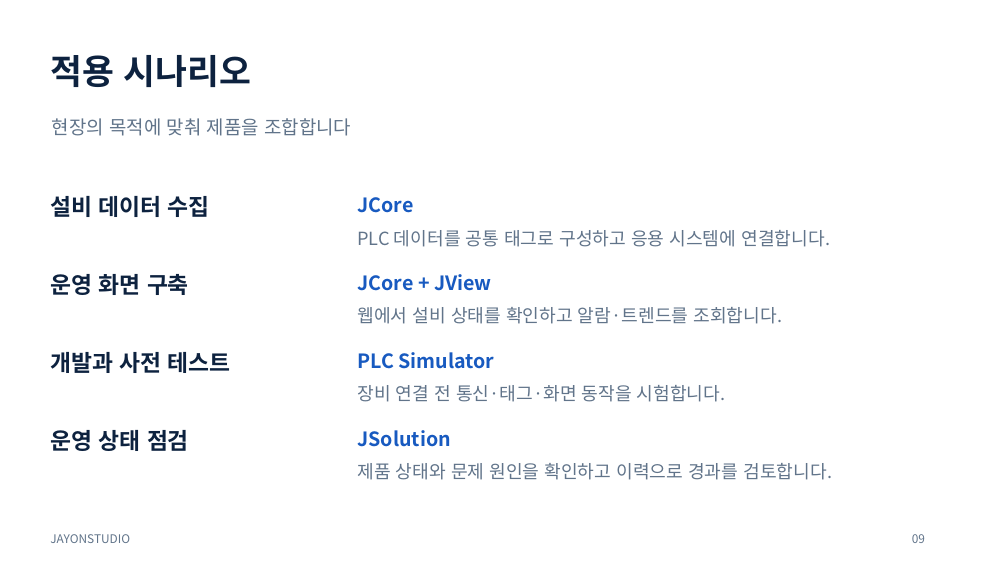
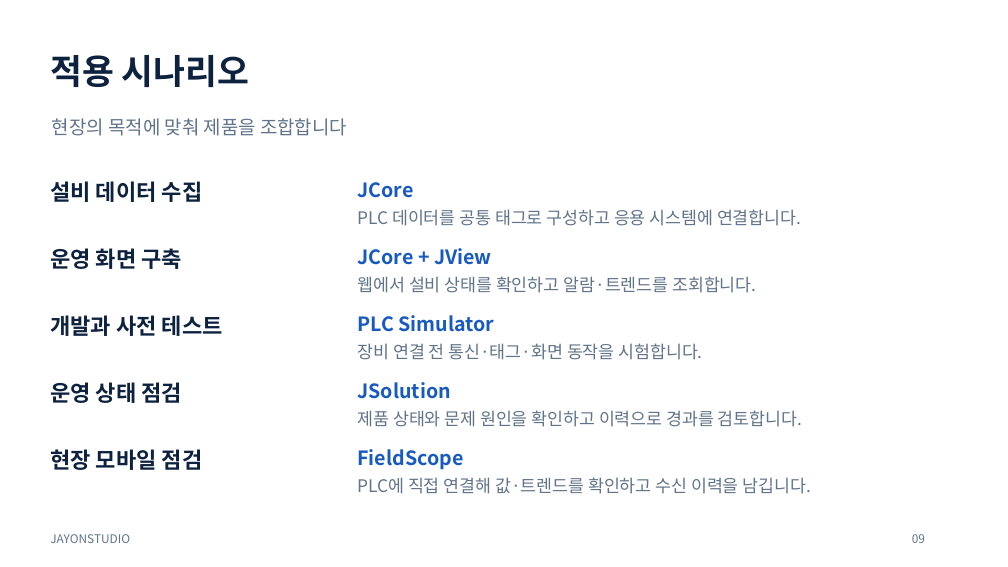
Before and after one commit to jay-Kim4776/JAYON-STUDIO, a slide deck: slide 9 of assets/docs/JAYONSTUDIO-Company-Profile.pptx. Drawn at 1008x567 pixels with LibreOffice and Linux fonts; fonts in the diff are those of the drawing. Boxes give left, top, right and bottom in pixels: in the first picture for what was removed or moved away, otherwise in the second. Text is boxed around its words. In the diff, an @@ line names an element or a change of style, - is before the commit and + after.

Commit message:
Refresh company introduction with FieldScope mobile portfolio

```diff
--- a/assets/docs/JAYONSTUDIO-Company-Profile.pptx
+++ b/assets/docs/JAYONSTUDIO-Company-Profile.pptx
@@ text "설비 데이터 수집": place and size @@
-text "설비 데이터 수집" at [50,196,210,217]
+text "설비 데이터 수집" at [50,181,203,202]
@@ text "JCore": place and size @@
-text "JCore" at [357,197,413,213]
+text "JCore" at [357,182,413,198]
@@ text "PLC 데이터를 공통 태그로 구성하고 ...": place and size @@
-text "PLC 데이터를 공통 태그로 구성하고 ..." at [358,230,830,247]
+text "PLC 데이터를 공통 태그로 구성하고 ..." at [358,209,801,226]
@@ text "운영 화면 구축": place and size @@
-text "운영 화면 구축" at [50,274,189,295]
+text "운영 화면 구축" at [50,248,182,269]
@@ text "JCore + JView": place and size @@
-text "JCore + JView" at [357,274,492,291]
+text "JCore + JView" at [357,248,492,265]
@@ text "웹에서 설비 상태를 확인하고 알람·트렌드를 ...": place and size @@
-text "웹에서 설비 상태를 확인하고 알람·트렌드를 ..." at [358,307,783,324]
+text "웹에서 설비 상태를 확인하고 알람·트렌드를 ..." at [358,276,756,293]
@@ text "개발과 사전 테스트": place and size @@
-text "개발과 사전 테스트" at [50,352,231,373]
+text "개발과 사전 테스트" at [50,315,223,336]
@@ text "PLC Simulator": place and size @@
-text "PLC Simulator" at [357,352,495,369]
+text "PLC Simulator" at [357,315,495,332]
@@ text "장비 연결 전 통신·태그·화면 동작을 ...": place and size @@
-text "장비 연결 전 통신·태그·화면 동작을 ..." at [358,385,726,402]
+text "장비 연결 전 통신·태그·화면 동작을 ..." at [358,343,702,360]
@@ size 21.8 to 21 pt in 4 elements at [50,181,203,202], [50,248,182,269], [50,315,223,336], [50,382,182,403] @@
@@ text "운영 상태 점검": place and size @@
-text "운영 상태 점검" at [50,430,189,451]
+text "운영 상태 점검" at [50,382,182,403]
@@ text "JSolution": place and size @@
-text "JSolution" at [357,430,451,447]
+text "JSolution" at [357,382,451,399]
@@ size 17.2 to 16.5 pt in 4 elements at [358,209,801,226], [358,276,756,293], [358,343,702,360], [358,410,802,427] @@
@@ text "제품 상태와 문제 원인을 확인하고 ...": place and size @@
-text "제품 상태와 문제 원인을 확인하고 ..." at [358,463,832,480]
+text "제품 상태와 문제 원인을 확인하고 ..." at [358,410,802,427]
@@ text added at [50,449,203,470], 21 pt, text #0D223F, bold @@
+현장 모바일 점검
@@ text added at [357,449,463,470], 18.8 pt, text #185AC0, bold @@
+FieldScope
@@ text added at [358,477,811,494], 16.5 pt, text #61748A @@
+PLC에 직접 연결해 값·트렌드를 확인하고 수신 이력을 남깁니다.
```
Also in this commit, not shown: 4 other slides changed, 1 slide added, 1 slide removed, 1 other file.
